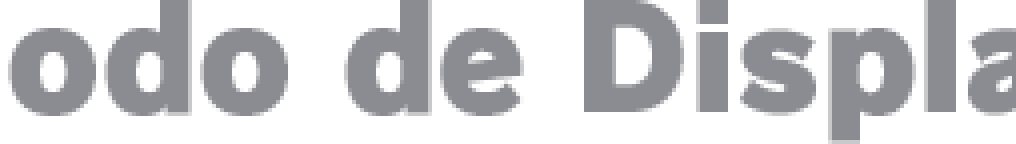
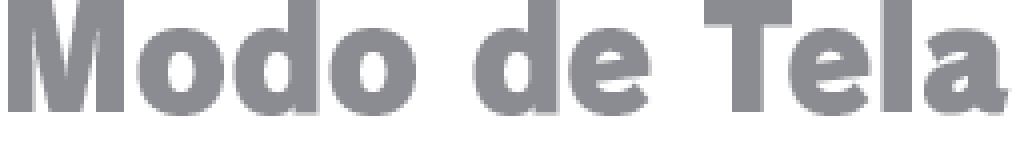
Layered file, before and after one edit (1016x144). Changes by layer:
added layer "Modo de Tela" above "Modo de Display" over [8, 0, 1012, 116]
hid "Modo de Display" (2nd of 2) over [8, 0, 1016, 144]
